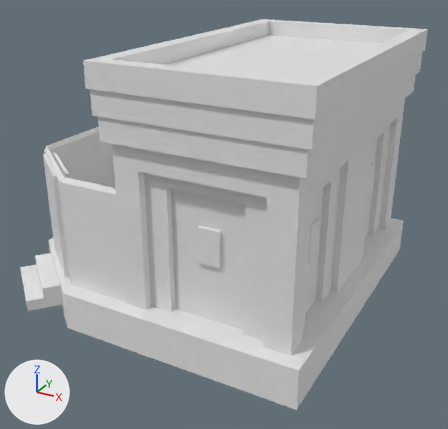
What one commit did to the COLLADA model art/meshes/structural/bactrian/house_3.dae.
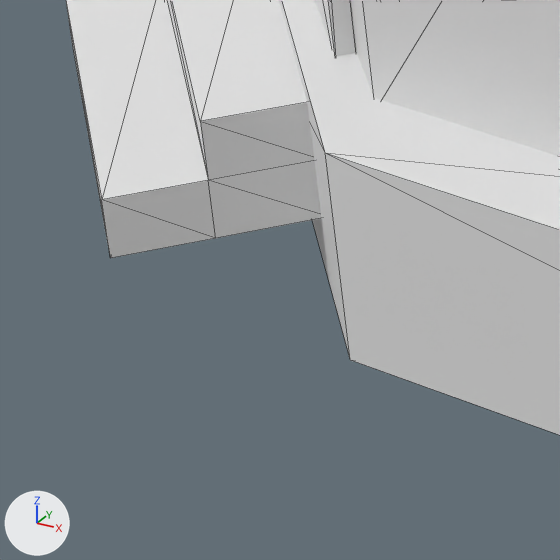
There are two pictures of each version: one whole from a camera (50 mm lens) standing at (12.82, -23.0, 13.13) and looking at (0.9, -1.34, 2.29), one close up on the part from 2% to 23% of the width and 63% to 84% of the height. The lights are fixed; the arrows at lower left show +X, +Y and +Z. The older version's two pictures come first. The close-ups show mesh edges as thin lines.

Names of what the first close-up shows: 'house_3'.
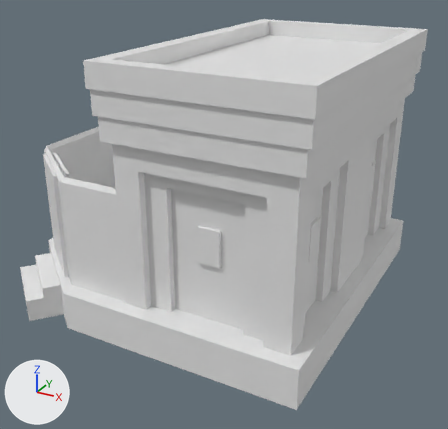
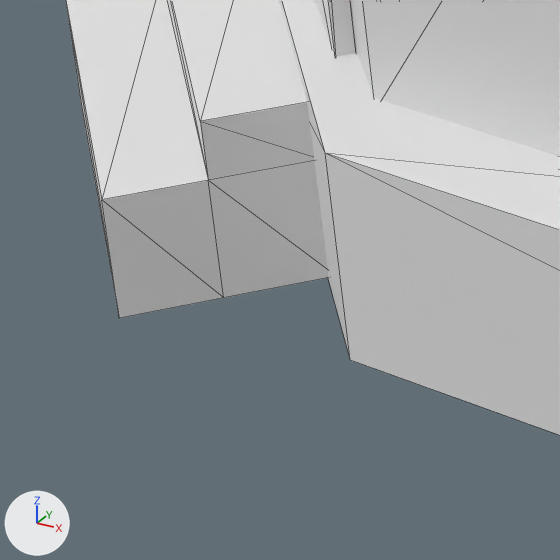
Location of each change, [x1, y1, x2, y2] in pixels of the close-ups (560 x 560 px; the box of a moved part takes in the faces that stretch with it):
```json
{"part": 1, "of": "me_cubo_872", "change": "moved or reshaped", "before": [66, 3, 321, 258], "after": [66, 3, 329, 318]}
```

Edits to the scene script, one JSON object a line:
```json
{"block": "me_cubo_872", "where": "# used by ob_house_3; location = (0.0, 0.0, 0.0)"}
{"block": "me_cubo_872", "where": "# before: 72 (-3.7, -6.76, -0.67), 74 (-6.07, -4.77, -0.67), 76 (-4.19, -7.34, -0.67) at pixel (215, 238), 78 (-6.56, -5.35, -0.67), 85 (-7.01, -5.88, -0.67) at pixel (72, 48)"}
{"block": "me_cubo_872", "where": "# before: 86 (-4.64, -7.88, -0.67) at pixel (110, 258)"}
{"op": "remove", "block": "me_cubo_872", "code": "me_cubo_872.from_pydata(...)  # 564 vertices, 724 faces; spans x -7.01..7.03, y -7.88..6.14, z -1.2..9.61"}
{"op": "add", "block": "me_cubo_872", "code": "me_cubo_872.from_pydata(...)  # 564 vertices, 716 faces; spans x -7.01..7.03, y -7.88..6.14, z -1.2..9.61"}
{"block": "me_cubo_872", "change": "me_cubo_872 part 1"}
{"op": "add", "block": "me_cubo_872", "code": "for i in [72, 74, 76, 78, 85, 86]: me_cubo_872.vertices[i].co += Vector((0.0, 0.0, -0.48))"}
```
